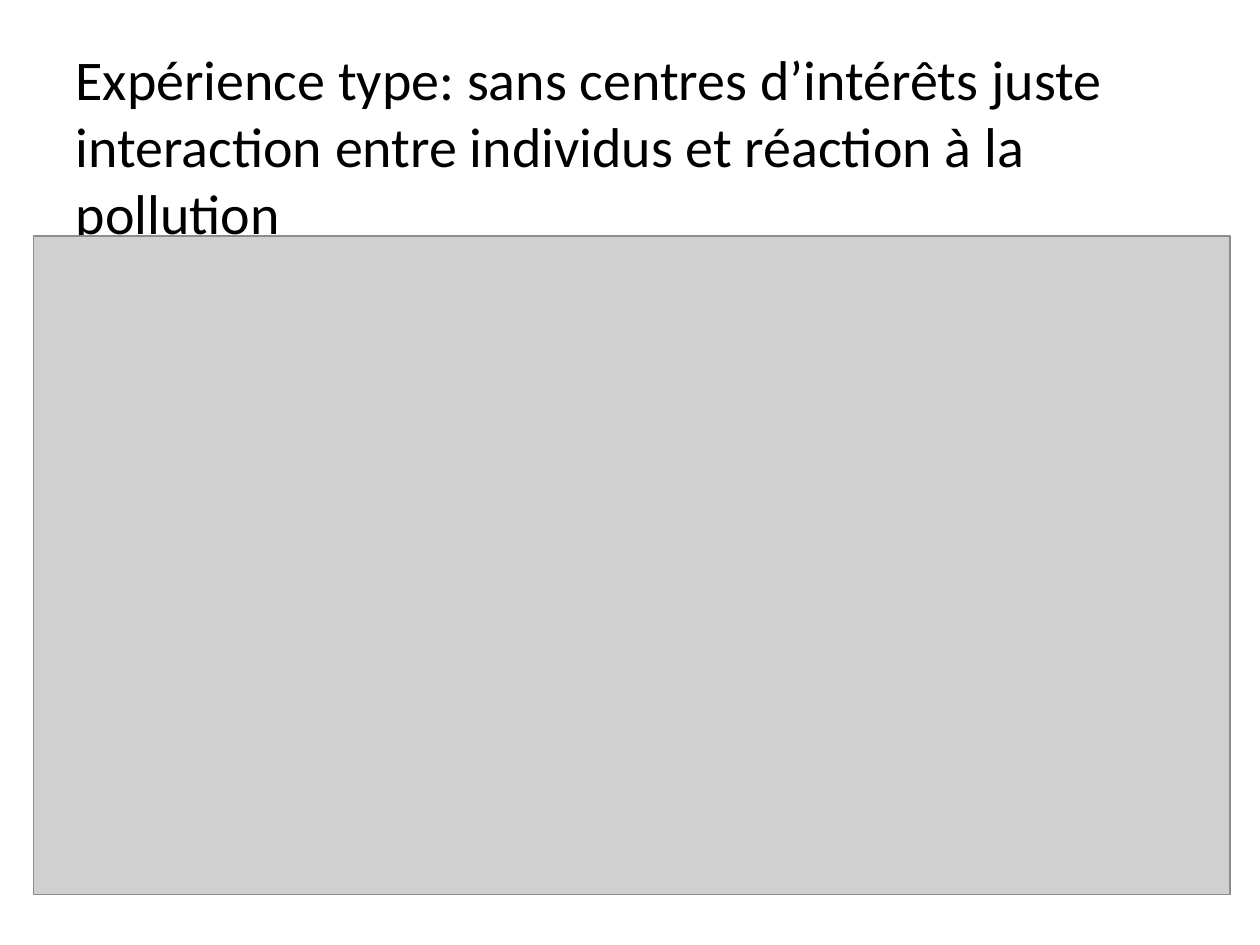
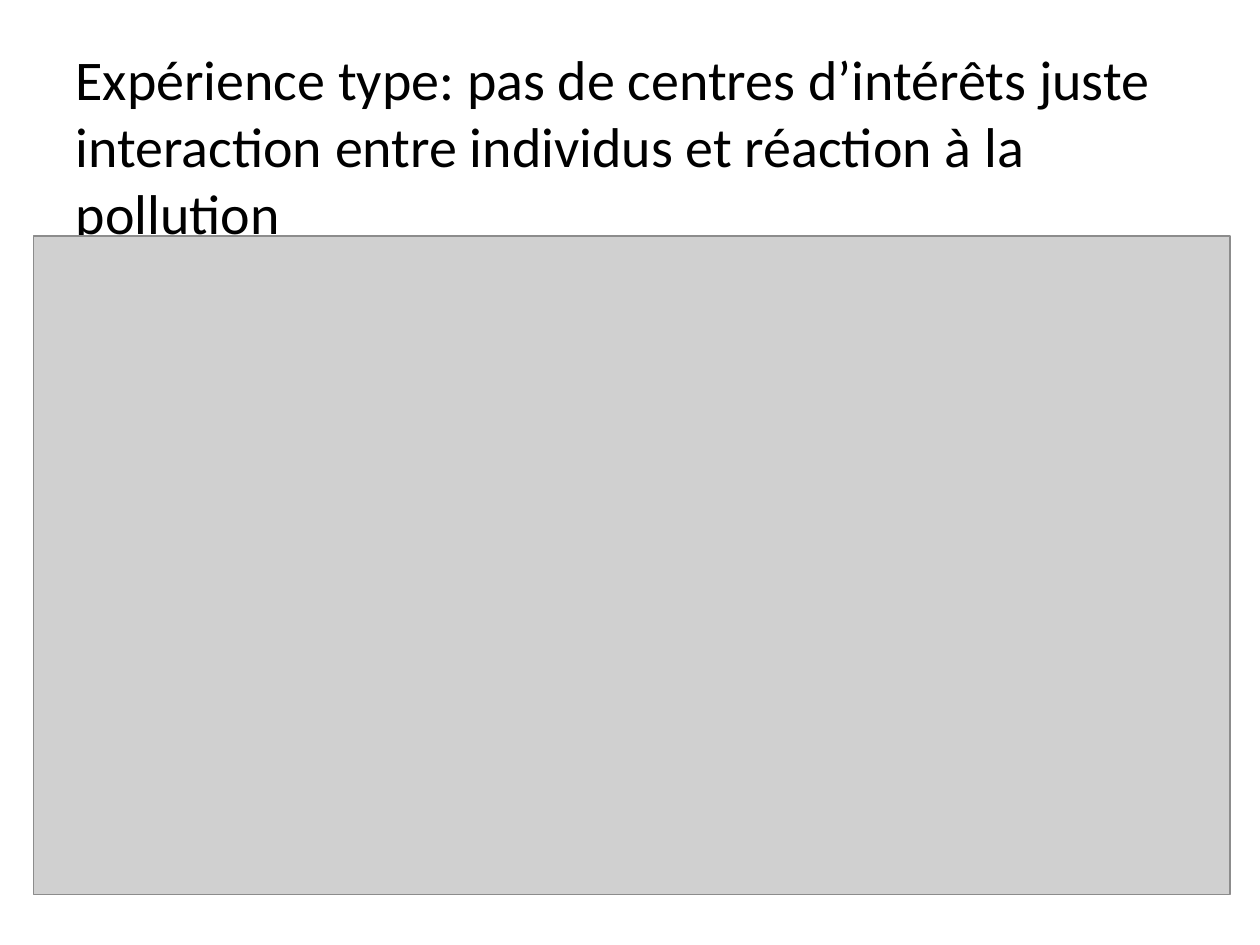
Before and after one commit to EPFL-AgentBased-2014/Groupe4, a slide deck: slide 3 of Presentation_020514/Présentation1.ppt. Drawn at 1260x945 pixels with LibreOffice and Linux fonts; fonts in the diff are those of the drawing; grey boxes stand for pictures. Boxes give left, top, right and bottom in pixels: in the first picture for what was removed or moved away, otherwise in the second. Text is boxed around its words. In the diff, an @@ line names an element or a change of style, - is before the commit and + after.

```diff
--- a/Presentation_020514/Présentation1.ppt
+++ b/Presentation_020514/Présentation1.ppt
@@ title at (x1=76, y1=60, x2=1149, y2=247): text changed @@
-Expérience type: sans centres d’intérêts juste interaction entre individus et réaction à la pollution
+Expérience type: pas de centres d’intérêts juste interaction entre individus et réaction à la pollution
```
Also in this commit, not shown: 1 other slide changed, 1 other file.
